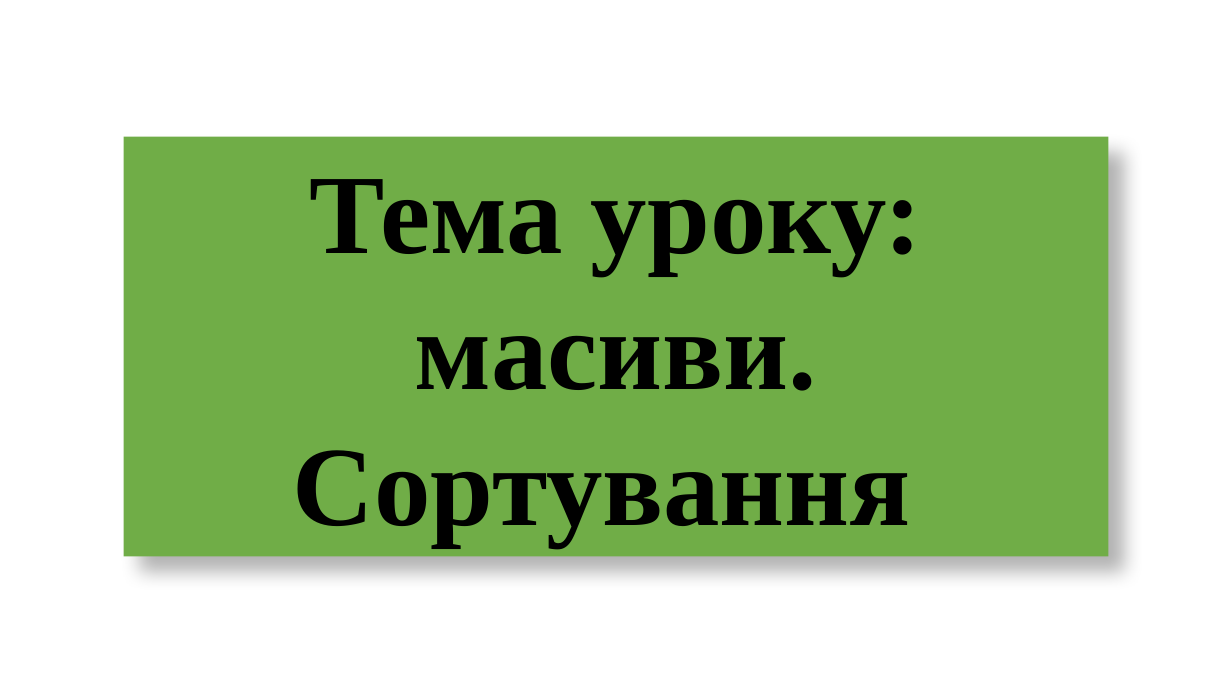
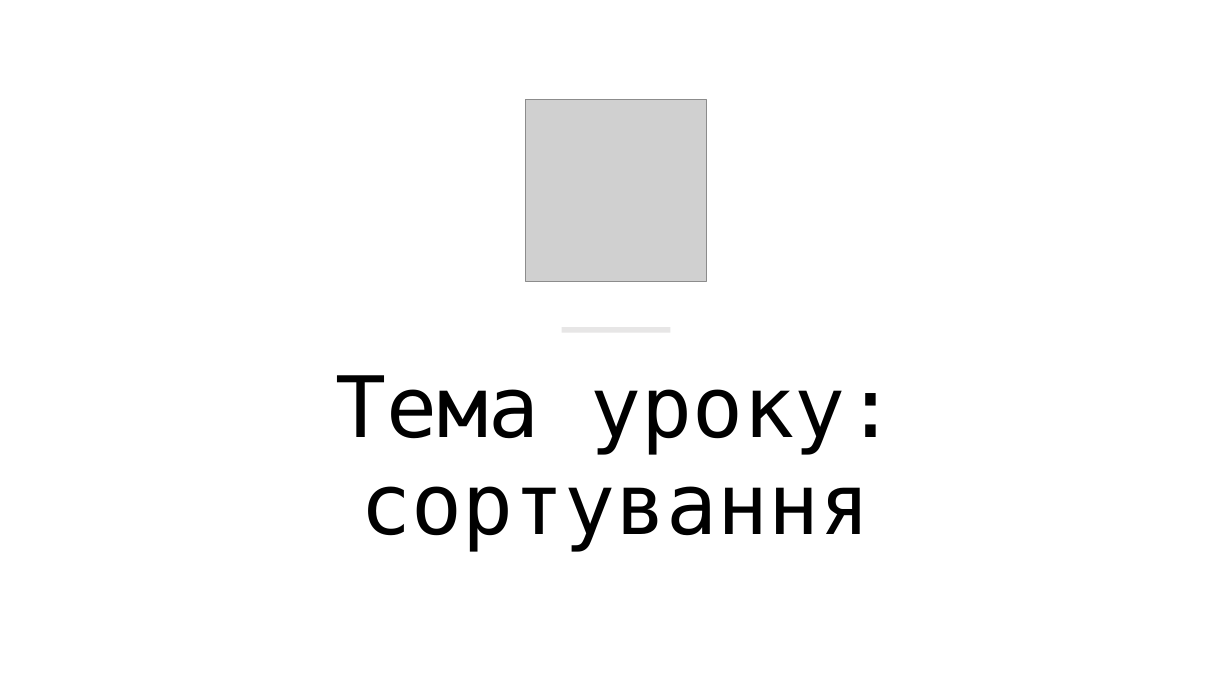
Before and after one commit to arg3ntuum/JavaCourse, a slide deck: slide 1 of Java Урок 8 Масиви. Алгоритми сортування.pptx. Drawn at 1232x693 pixels with LibreOffice and Linux fonts; fonts in the diff are those of the drawing; grey boxes stand for pictures. Boxes give left, top, right and bottom in pixels: in the first picture for what was removed or moved away, otherwise in the second. Text is boxed around its words. In the diff, an @@ line names an element or a change of style, - is before the commit and + after.

```diff
--- a/Java Урок 8 Масиви. Алгоритми сортування.pptx
+++ b/Java Урок 8 Масиви. Алгоритми сортування.pptx
@@ picture added at (525, 100, 707, 282) @@
@@ rectangle added at (562, 327, 671, 333), fill #E7E6E6 @@
@@ text "Тема уроку: сортування": place and size @@
-text "Тема уроку: сортування" at (124, 137, 1109, 556)
+text "Тема уроку: сортування" at (336, 375, 896, 551)
@@ text "Тема уроку: сортування" at (336, 375, 896, 551): fill #70AD47 to none; shadow off @@
@@ text at (336, 375, 896, 551): text changed; size 88 to 66 pt; font Times New Roman to DejaVu Sans Mono; bold off @@
-Тема уроку: масиви. Сортування
+Тема уроку: сортування
```
Also in this commit, not shown: 5 other slides changed, 1 slide added, 2 other files.
